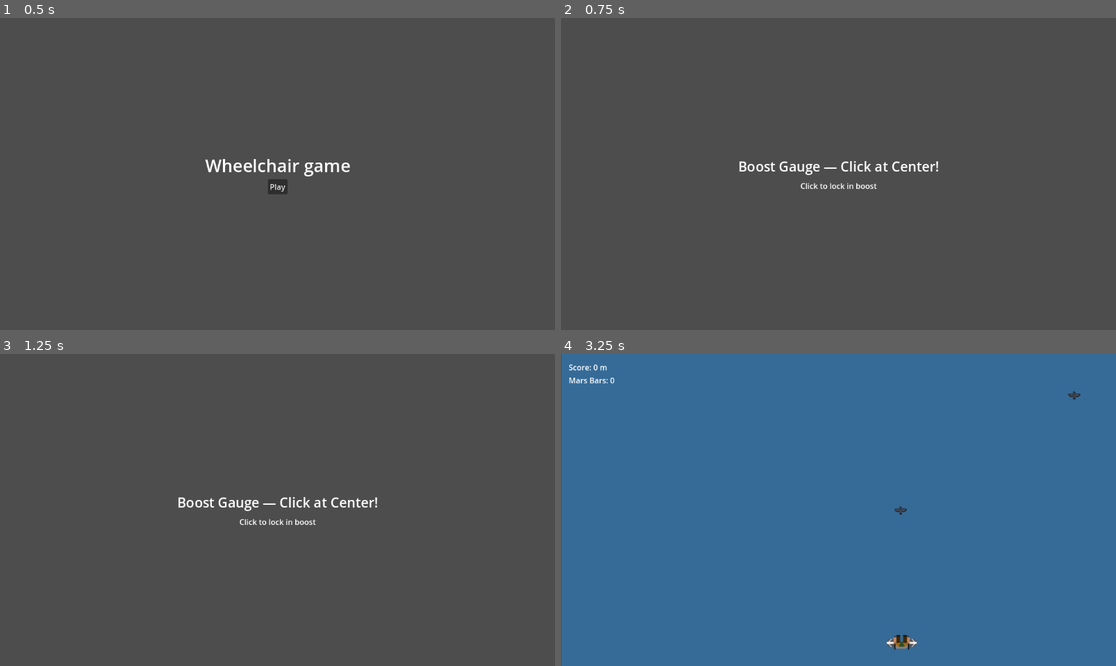
Above: before the commit, frames 1-4 (two rows, left to right).
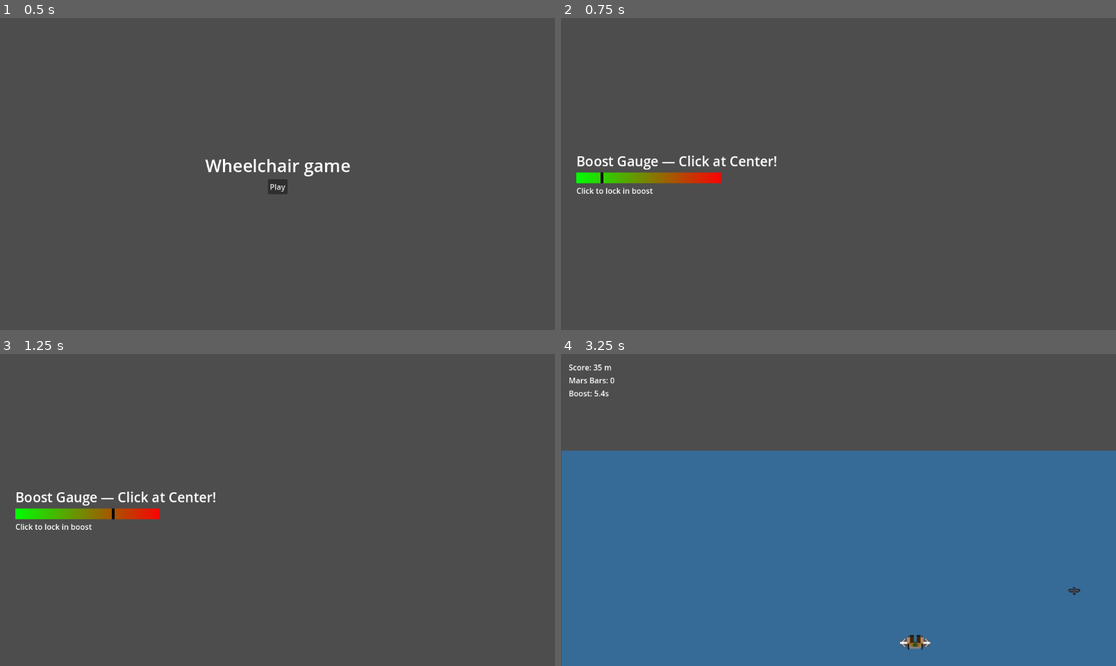
Above: after the commit, the same moments.

Repository: AMfromUofG/wheelchair_game
Game: Godot game, scene res://scenes/menu.tscn
Same seed, same stepped clock (60 frames per second), same inputs: the game is played once before the commit and once after it.
Inputs (mouse positions are in pixels of both pictures, inside the frame that each line leads up to):
- Up to frame 1 (0.5 s): no input
- Up to frame 2 (0.75 s): click "Play" at 0.5 s
- Up to frame 3 (1.25 s): no input
- Up to frame 4 (3.25 s): tap Enter at 1.25, 1.55, 2.1 s; move the mouse to (960, 494) at 1.27 s; press the mouse at (960, 494) at 1.28 s; hold D (move_right) 1.28-2.03 s; tap Space at 1.52, 1.82, 2.27, 2.3, 2.57, 2.85 s; move the mouse to (727, 525) at 2.02 s; release the mouse at (727, 525) at 2.03 s; hold A (move_left) 2.03-2.78 s; click (727, 525) at 2.17 s; move the mouse to (894, 441) at 2.77 s; press the mouse at (894, 441) at 2.78 s; hold D (move_right) from 2.78 s (still down)

Frame 1 is identical in both runs. In frame 2, 2.2% of the frame differs, in the area x 2-68%, y 44-57%; in frame 3, 2.2%; in frame 4, 31%, in the area x 0-100%, y 0-95%.

Commit message:
updated boost feature

Diff:
--- a/scenes/background.gd
+++ b/scenes/background.gd
@@ -8,10 +8,11 @@
 @export var segment_height: int = 720            # height of one BG tile
 
 func _process(delta):
-	# Freeze when not in RUNNING (DEAD/MENU/INTRO).
-	if Global.state != "RUNNING":
-		return
-	for seg in get_children():
-		seg.position.y += scroll_speed * delta
-		if seg.position.y >= segment_height:
-			seg.position.y -= segment_height * 2
+    # Freeze when not in RUNNING (DEAD/MENU/INTRO).
+    if Global.state != "RUNNING":
+        return
+    var mult := Global.boost
+    for seg in get_children():
+        seg.position.y += scroll_speed * mult * delta
+        if seg.position.y >= segment_height:
+            seg.position.y -= segment_height * 2
--- /dev/null
+++ b/scenes/gauge.tscn
@@ -0,0 +1,28 @@
+[gd_scene load_steps=2 format=3 uid="uid://w64q5tjdo3m"]
+
+[ext_resource type="Script" uid="uid://bchud8xjhmlpr" path="res://scripts/gauge.gd" id="1_gauge"]
+
+[node name="Gauge" type="Control"]
+layout_mode = 3
+anchors_preset = 0
+script = ExtResource("1_gauge")
+bar_size = Vector2(300, 22)
+
+[node name="Bg" type="ColorRect" parent="."]
+layout_mode = 0
+color = Color(0.15, 0.15, 0.15, 1)
+
+[node name="Base" type="TextureRect" parent="Bg"]
+layout_mode = 1
+anchors_preset = 15
+anchor_right = 1.0
+anchor_bottom = 1.0
+grow_horizontal = 2
+grow_vertical = 2
+mouse_filter = 2
+stretch_mode = 1
+
+[node name="Cursor" type="TextureRect" parent="Bg"]
+layout_mode = 0
+mouse_filter = 2
+stretch_mode = 1
--- a/scenes/intro.tscn
+++ b/scenes/intro.tscn
@@ -1,6 +1,7 @@
-[gd_scene load_steps=2 format=3 uid="uid://dxrxl1yd6emh6"]
+[gd_scene load_steps=3 format=3 uid="uid://dxrxl1yd6emh6"]
 
 [ext_resource type="Script" uid="uid://od626rpwk86t" path="res://scripts/intro.gd" id="1_intro"]
+[ext_resource type="PackedScene" uid="uid://w64q5tjdo3m" path="res://scenes/gauge.tscn" id="2_gauge"]
 
 [node name="Intro" type="Control"]
 layout_mode = 3
@@ -28,15 +29,10 @@
 layout_mode = 2
 theme_override_font_sizes/font_size = 28
 text = "Boost Gauge — Click at Center!"
-horizontal_alignment = 1
 
-[node name="Gauge" type="TextureProgressBar" parent="Margin/VBox"]
+[node name="Gauge" parent="Margin/VBox" instance=ExtResource("2_gauge")]
 layout_mode = 2
-size_flags_horizontal = 4
-size_flags_vertical = 4
-mouse_filter = 2
 
 [node name="Hint" type="Label" parent="Margin/VBox"]
 layout_mode = 2
 text = "Click to lock in boost"
-horizontal_alignment = 1
--- a/scenes/ui.tscn
+++ b/scenes/ui.tscn
@@ -19,6 +19,10 @@
 
 [node name="MarsLabel" type="Label" parent="MarginContainer/VBoxContainer"]
 layout_mode = 2
+
+[node name="BoostLabel" type="Label" parent="MarginContainer/VBoxContainer"]
+layout_mode = 2
+text = ""
 
 [node name="Overlay" type="Control" parent="."]
 visible = false
@@ -52,7 +56,14 @@
 text = "Score: 0 m  Mars Bars: 0"
 horizontal_alignment = 1
 
-[node name="Hint" type="Label" parent="Overlay/Center/VBox"]
+[node name="Buttons" type="HBoxContainer" parent="Overlay/Center/VBox"]
 layout_mode = 2
-text = "Click to return to Menu"
-horizontal_alignment = 1
+alignment = 1
+
+[node name="RetryButton" type="Button" parent="Overlay/Center/VBox/Buttons"]
+layout_mode = 2
+text = "Retry"
+
+[node name="MenuButton" type="Button" parent="Overlay/Center/VBox/Buttons"]
+layout_mode = 2
+text = "Menu"
--- a/scripts/Global.gd
+++ b/scripts/Global.gd
@@ -17,6 +17,8 @@
 var boost:float = 1.0     # 1.0..2.0 multiplier set by Intro mini-game
 var alive:bool = true     # Convenience flag used by some scripts
 var state:String = "MENU" # Current state label
+var invincible: bool = false
+var boost_time_left: float = 0.0  # seconds remaining for timed boost
 
 func reset():
 	# Resets the per-run values. The caller decides what the next state is
@@ -25,3 +27,5 @@
 	mars_bars = 0
 	boost = 1.0
 	alive = true
+	invincible = false
+	boost_time_left = 0.0
--- a/scripts/enemy_bird.gd
+++ b/scripts/enemy_bird.gd
@@ -24,12 +24,12 @@
 func _process(delta):
 	if Global.state != "RUNNING":
 		return
-	position.y += speed * delta
+	position.y += speed * Global.boost * delta
 	if position.y > get_viewport_rect().size.y + 50:
 		queue_free()
 
 func _on_body_entered(body):
-	if body.name == "Player" and Global.alive:
+	if body.name == "Player" and Global.alive and not Global.invincible:
 		Global.alive = false
 		Global.state = "DEAD"
 
--- /dev/null
+++ b/scripts/gauge.gd
@@ -0,0 +1,75 @@
+extends Control
+
+signal locked(value_ratio: float)
+
+@onready var bg: ColorRect = $Bg
+@onready var base_tex: TextureRect = $"Bg/Base"
+@onready var cursor: TextureRect = $"Bg/Cursor"
+
+@export var bar_size: Vector2 = Vector2(400, 22)
+@export var slider_speed_px: float = 300.0  # pixels per second
+
+# Cursor atlas region (crop around the yellow indicator). Adjust as needed.
+@export var cursor_region: Rect2i = Rect2i(240, 0, 6, 16)
+# Optional: a wider stripe for subtle gradient base
+@export var base_region: Rect2i = Rect2i(0, 0, 256, 16)
+
+var _dir := 1.0
+var _is_locked := false
+var _travel_min := 0.0
+var _travel_max := 0.0
+
+func _ready():
+	# Size the root to fit the bar plus padding; let the VBox center this node.
+	var pad := Vector2(0, 0)
+	set_custom_minimum_size(bar_size + pad)
+	bg.size = bar_size
+	# Center within this control (which the VBox centers under the title)
+	bg.position = Vector2.ZERO
+
+	# Load spritesheet once
+	var sheet: Texture2D = load("res://assets/gauge_horizontal_colored_bar.png")
+	if sheet:
+		# Static base (scaled to bar width). Crop inside to avoid the black border.
+		var base_atlas := AtlasTexture.new()
+		base_atlas.atlas = sheet
+		var tex_size: Vector2i = Vector2i(sheet.get_size())
+		var inset := 2
+		var region := Rect2i(inset, inset, max(1, tex_size.x - inset*2), max(1, tex_size.y - inset*2))
+		base_atlas.region = region
+		base_tex.texture = base_atlas
+		base_tex.size = bg.size
+		base_tex.position = Vector2.ZERO
+		# Cursor cropped to small yellow region, scaled to full bar height
+		var cur_atlas := AtlasTexture.new()
+		cur_atlas.atlas = sheet
+		cur_atlas.region = cursor_region
+		cursor.texture = cur_atlas
+		cursor.size = Vector2(cursor_region.size.x, bar_size.y)
+		cursor.position = Vector2.ZERO
+
+	_travel_min = 0.0
+	_travel_max = bg.size.x - cursor.size.x
+	set_process(true)
+
+func _process(delta: float) -> void:
+	if _is_locked:
+		return
+	var x := cursor.position.x + _dir * slider_speed_px * delta
+	if x >= _travel_max:
+		x = _travel_max
+		_dir = -1.0
+	elif x <= _travel_min:
+		x = _travel_min
+		_dir = 1.0
+	cursor.position.x = x
+
+func _input(event: InputEvent) -> void:
+	if _is_locked:
+		return
+	if event is InputEventMouseButton and event.pressed:
+		_is_locked = true
+		var ratio := 0.0
+		if _travel_max > _travel_min:
+			ratio = (cursor.position.x - _travel_min) / (_travel_max - _travel_min)
+		locked.emit(ratio)
--- a/scripts/intro.gd
+++ b/scripts/intro.gd
@@ -1,55 +1,24 @@
 extends Control
 
-# Minimal “boost gauge” intro. It’s intentionally simple for the jam:
-#
-# - Shows a ping‑ponging value (0..100%).
-# - On click/space/enter we convert the current gauge position such that
-#   clicking near the center gives the best boost (2.0), edges are worst (1.0).
-# - We store the boost in Global and go to the Main scene.
-
-@export var speed: float = 1.8  # cycles per second (ping-pong)
-
-var t: float = 0.0
-var forward := true
+# Intro scene that hosts the Gauge component and maps the locked value
+# to a starting boost before entering gameplay.
 
 func _ready():
-	Global.state = "INTRO"
-	# start with neutral boost; Menu already reset these values
-	t = 0.0
+    Global.state = "INTRO"
+    var gauge = $Margin/VBox/Gauge
+    if gauge and gauge.has_signal("locked"):
+        gauge.locked.connect(_on_gauge_locked)
 
-func _process(delta: float):
-	# Animate gauge ping-pong 0..100
-	var gauge: TextureProgressBar = $Margin/VBox/Gauge
-	var val: float = gauge.value
-	var step: float = speed * 100.0 * delta
-	if forward:
-		val += step
-		if val >= 100.0:
-			val = 100.0
-			forward = false
-	else:
-		val -= step
-		if val <= 0.0:
-			val = 0.0
-			forward = true
-	gauge.value = val
-
-func _input(event):
-	# Accept mouse click anywhere or Enter/Space as confirm
-	if event.is_action_pressed("click"):
-		_lock_in()
-	elif event is InputEventMouseButton and event.pressed:
-		_lock_in()
-	elif event is InputEventKey and event.pressed and (event.keycode == KEY_SPACE or event.keycode == KEY_ENTER):
-		_lock_in()
-
-func _lock_in():
-	var gauge: TextureProgressBar = $Margin/VBox/Gauge
-	# If the gauge isn’t ready (shouldn’t happen), default to 1.5 boost to keep flow simple.
-	var v: float = (gauge.value if is_instance_valid(gauge) else 50.0) / 100.0
-	# Map so best is center (0.5); dist from center 0..1
-	var dist_center: float = abs(v - 0.5) * 2.0
-	var boost: float = 2.0 - dist_center  # 1..2 (2 best)
-	Global.boost = clamp(boost, 1.0, 2.0)
-	Global.state = "RUNNING"
-	get_tree().change_scene_to_file("res://scenes/main.tscn")
+func _on_gauge_locked(ratio: float):
+    # Map rightmost = strongest/longest boost.
+    # Duration 0..10s from left..right.
+    Global.boost_time_left = clamp(10.0 * ratio, 0.0, 10.0)
+    # During boost: 5x speed + invincibility.
+    if Global.boost_time_left > 0.0:
+        Global.boost = 5.0
+        Global.invincible = true
+    else:
+        Global.boost = 1.0
+        Global.invincible = false
+    Global.state = "RUNNING"
+    get_tree().change_scene_to_file("res://scenes/main.tscn")
--- a/scripts/main.gd
+++ b/scripts/main.gd
@@ -7,16 +7,25 @@
 # - Maintains the score counter based on background scroll speed.
 # - Handles click-to-menu on death.
 
-@export var pixels_per_meter: float = 4.0  # maps pixels -> meters for score
+@export var pixels_per_meter: float = 60.0  # pixels per 1 meter (tweak to taste)
 
 @onready var bg = $Background
 @onready var spawner = $EntitySpawner
 
+# Accumulator to keep score smooth and frame-rate independent.
+var meters_accum: float = 0.0
+
 func _ready():
-	# Preserve intro boost if present, then reset the rest.
+	# Preserve intro boost state (timed) if present, then reset the rest.
 	var boost_chosen := Global.boost
+	var inv_chosen := Global.invincible
+	var time_left := Global.boost_time_left
 	Global.reset()
-	if boost_chosen > 1.0:
+	if time_left > 0.0:
+		Global.boost_time_left = time_left
+		Global.boost = max(1.0, boost_chosen)
+		Global.invincible = inv_chosen
+	elif boost_chosen > 1.0:
 		Global.boost = boost_chosen
 	Global.alive = true
 	Global.state = "RUNNING"
@@ -28,15 +37,22 @@
 func _process(delta):
 	if Global.state != "RUNNING":
 		return
-	# Score increases with background scroll speed.
-	var has_scroll := false
+	# Handle timed boost countdown and auto-clear
+	if Global.boost_time_left > 0.0:
+		Global.boost_time_left = max(0.0, Global.boost_time_left - delta)
+		if Global.boost_time_left == 0.0:
+			Global.boost = 1.0
+			Global.invincible = false
+	# Score increases with background scroll speed. Accumulate as float,
+	# then write the integer meters to Global so the HUD stays clean.
+	var bg_speed := 0.0
 	if bg:
-		for p in bg.get_property_list():
-			if p.name == "scroll_speed":
-				has_scroll = true
-				break
-	if has_scroll:
-		Global.score += int((bg.scroll_speed / pixels_per_meter) * delta)
+		# background.gd exports scroll_speed; read directly if present
+		bg_speed = bg.scroll_speed if "scroll_speed" in bg else 0.0
+	# Apply boost multiplier so distance matches on-screen movement
+	var effective_speed := bg_speed * Global.boost
+	meters_accum += (effective_speed / pixels_per_meter) * delta
+	Global.score = int(meters_accum)
 
 func _unhandled_input(event):
 	# After death, a click returns to the Menu (hard reset of flow).
--- a/scripts/mars_bar.gd
+++ b/scripts/mars_bar.gd
@@ -14,7 +14,7 @@
 func _process(delta):
 	if Global.state != "RUNNING":
 		return
-	position.y += speed * delta
+	position.y += speed * Global.boost * delta
 	if position.y > get_viewport_rect().size.y + 50:
 		queue_free()
 
--- a/scripts/ui.gd
+++ b/scripts/ui.gd
@@ -1,14 +1,31 @@
 extends CanvasLayer
 
-# Heads‑up display for the run and a simple Game Over overlay.
+# Heads-up display for the run and a simple Game Over overlay.
 #
 # - Labels at top-left show live Score (meters) and Mars Bars collected.
 # - When the game enters DEAD state, we show an overlay that displays final
-#   stats and listens for a click to return to the Menu.
+#   stats and offers Retry (back to the boost gauge) and Menu.
+
+func _ready():
+	# Wire Game Over buttons (if present)
+	var retry = null
+	if has_node("Overlay/Center/VBox/Buttons/RetryButton"):
+		retry = $Overlay/Center/VBox/Buttons/RetryButton
+		retry.pressed.connect(_on_retry_pressed)
+	var menu = null
+	if has_node("Overlay/Center/VBox/Buttons/MenuButton"):
+		menu = $Overlay/Center/VBox/Buttons/MenuButton
+		menu.pressed.connect(_on_menu_pressed)
 
 func _process(_delta):
 	$MarginContainer/VBoxContainer/ScoreLabel.text = "Score: %d m" % Global.score
 	$MarginContainer/VBoxContainer/MarsLabel.text  = "Mars Bars: %d" % Global.mars_bars
+	var boost_label := $MarginContainer/VBoxContainer/BoostLabel as Label
+	if Global.boost_time_left > 0.0:
+		boost_label.visible = true
+		boost_label.text = "Boost: %.1fs" % Global.boost_time_left
+	else:
+		boost_label.visible = false
 	var overlay := $Overlay as Control
 	if Global.state == "DEAD":
 		overlay.visible = true
@@ -18,6 +35,14 @@
 		overlay.visible = false
 
 func _unhandled_input(event):
+	# Fallback: clicking anywhere on DEAD returns to Menu (kept for convenience)
 	if Global.state == "DEAD" and event.is_action_pressed("click"):
-		Global.state = "MENU"
-		get_tree().change_scene_to_file("res://scenes/menu.tscn")
+		_on_menu_pressed()
+
+func _on_retry_pressed():
+	Global.state = "INTRO"
+	get_tree().change_scene_to_file("res://scenes/intro.tscn")
+
+func _on_menu_pressed():
+	Global.state = "MENU"
+	get_tree().change_scene_to_file("res://scenes/menu.tscn")
Binary file added: assets/gauge_horizontal_colored_bar.png
Not shown, added: scripts/gauge.gd.uid
